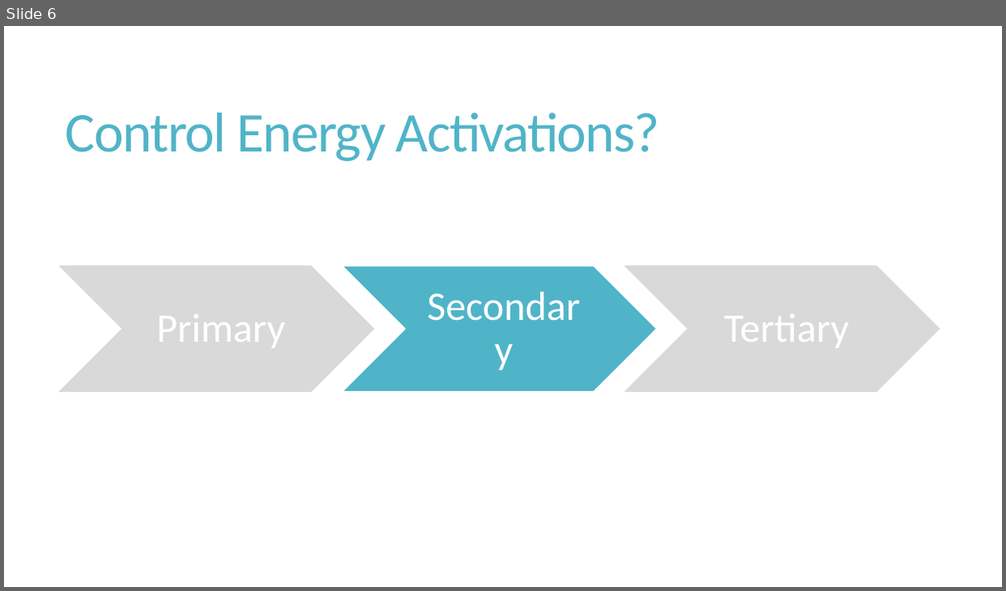
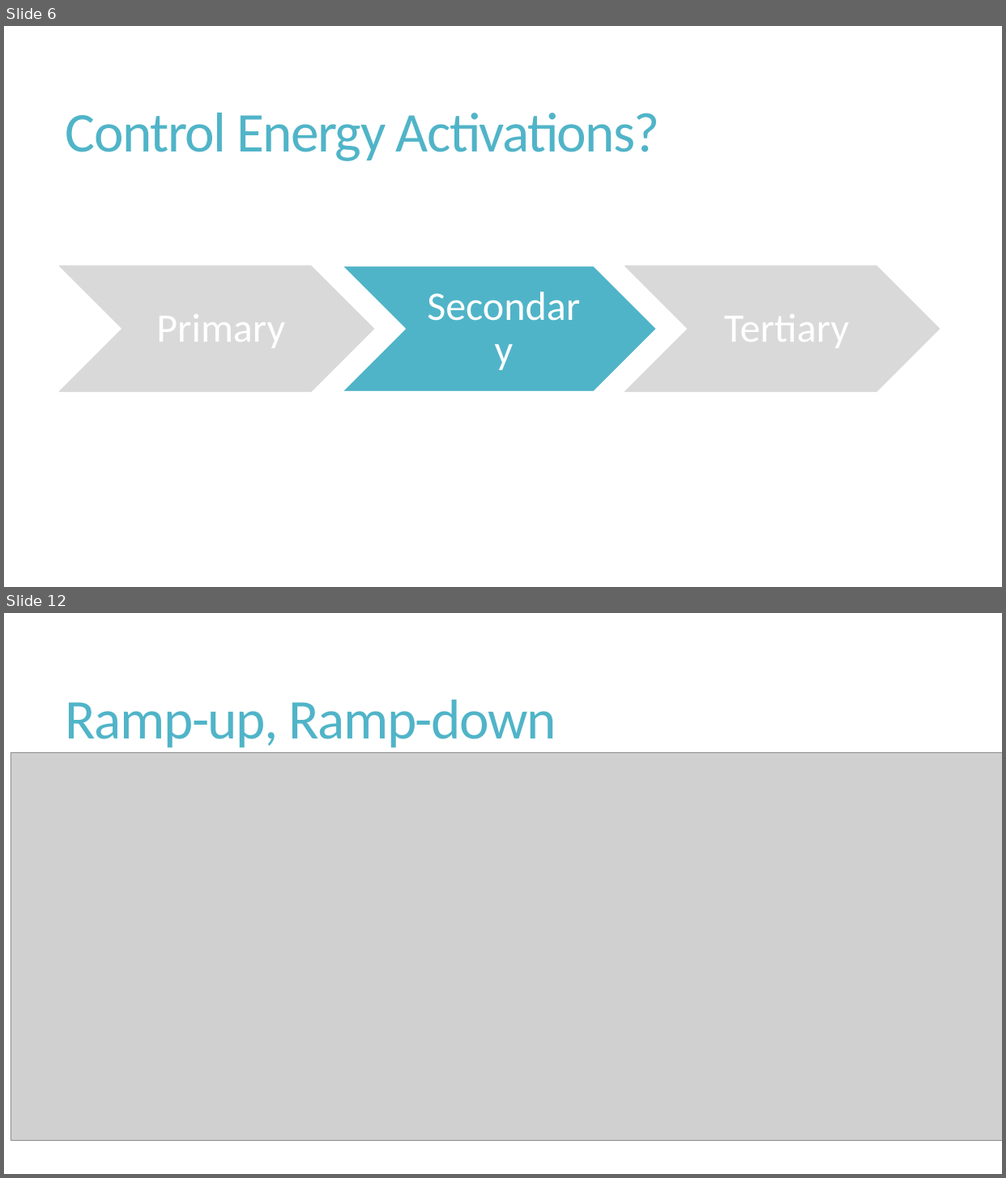
Before and after one commit to v4rp1ng/EDHD_2024_BKW_Predicting_aFRR_Volumes, a slide deck: Predicting Control Energy Volumes for Grid Stability.pptx. Shown one above the other, each under a label of ours: slide 6 before the commit, slides 6 and 12 after it; the slides between them are not shown. The pictures are 1006x591 and 1006x1178 pixels, drawn with LibreOffice and Linux fonts; fonts in the diff are those of the drawing; grey boxes stand for pictures. Boxes give left, top, right and bottom in pixels: in the first picture for what was removed or moved away, otherwise in the second. Text is boxed around its words. In the diff, an @@ line names an element or a change of style, - is before the commit and + after.

```diff
--- a/Predicting Control Energy Volumes for Grid Stability.pptx
+++ b/Predicting Control Energy Volumes for Grid Stability.pptx
@@ slide 12 added at bbox=[4, 613, 1002, 1174], background #FFFFFF @@
@@ title added at bbox=[66, 700, 556, 747], 54 pt, text #50B4C8 @@
+Ramp-up, Ramp-down
@@ picture added at bbox=[11, 752, 1002, 1141] @@
```
Also in this commit, not shown: 5 slides changed, 8 other slides added, 4 slides removed.
